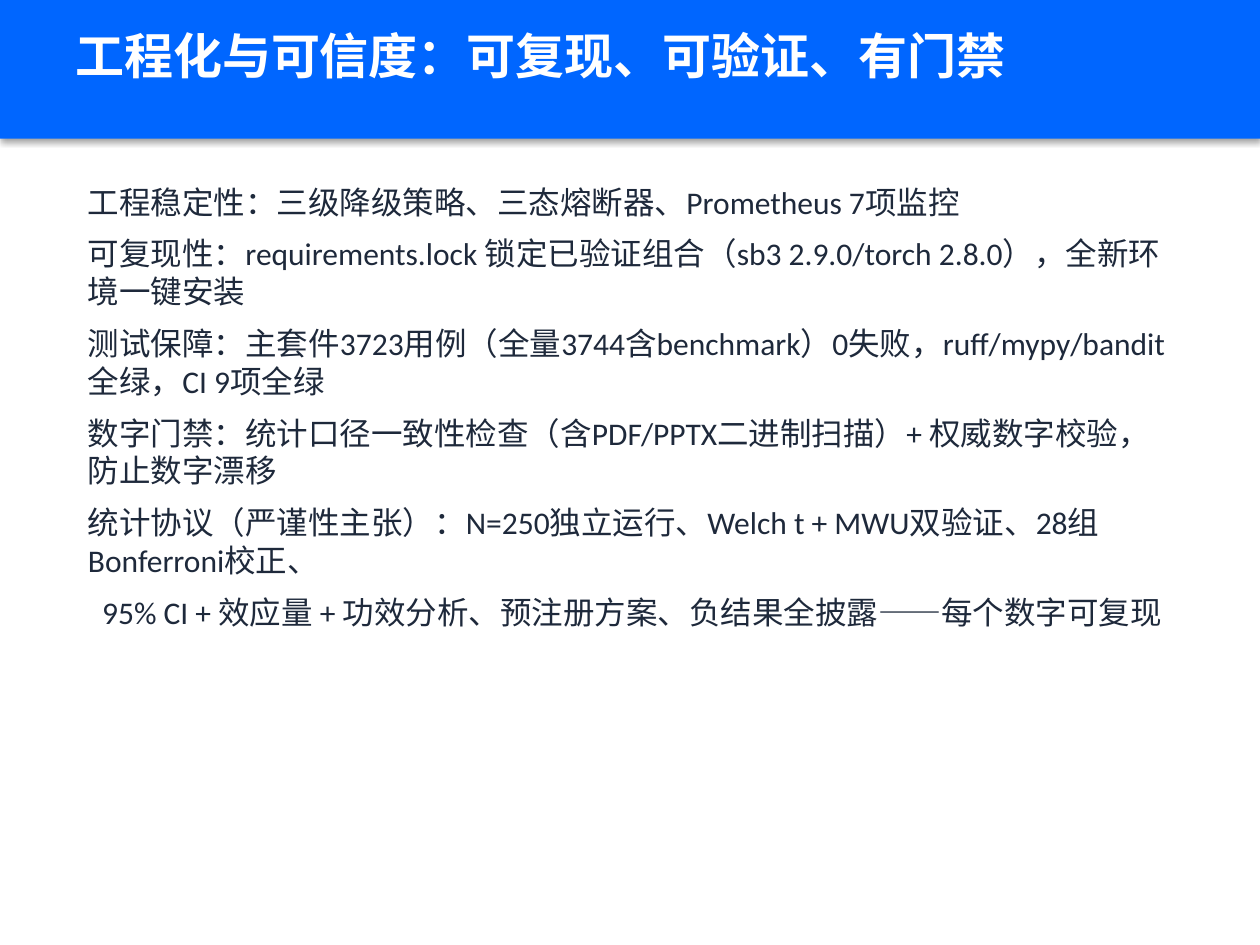
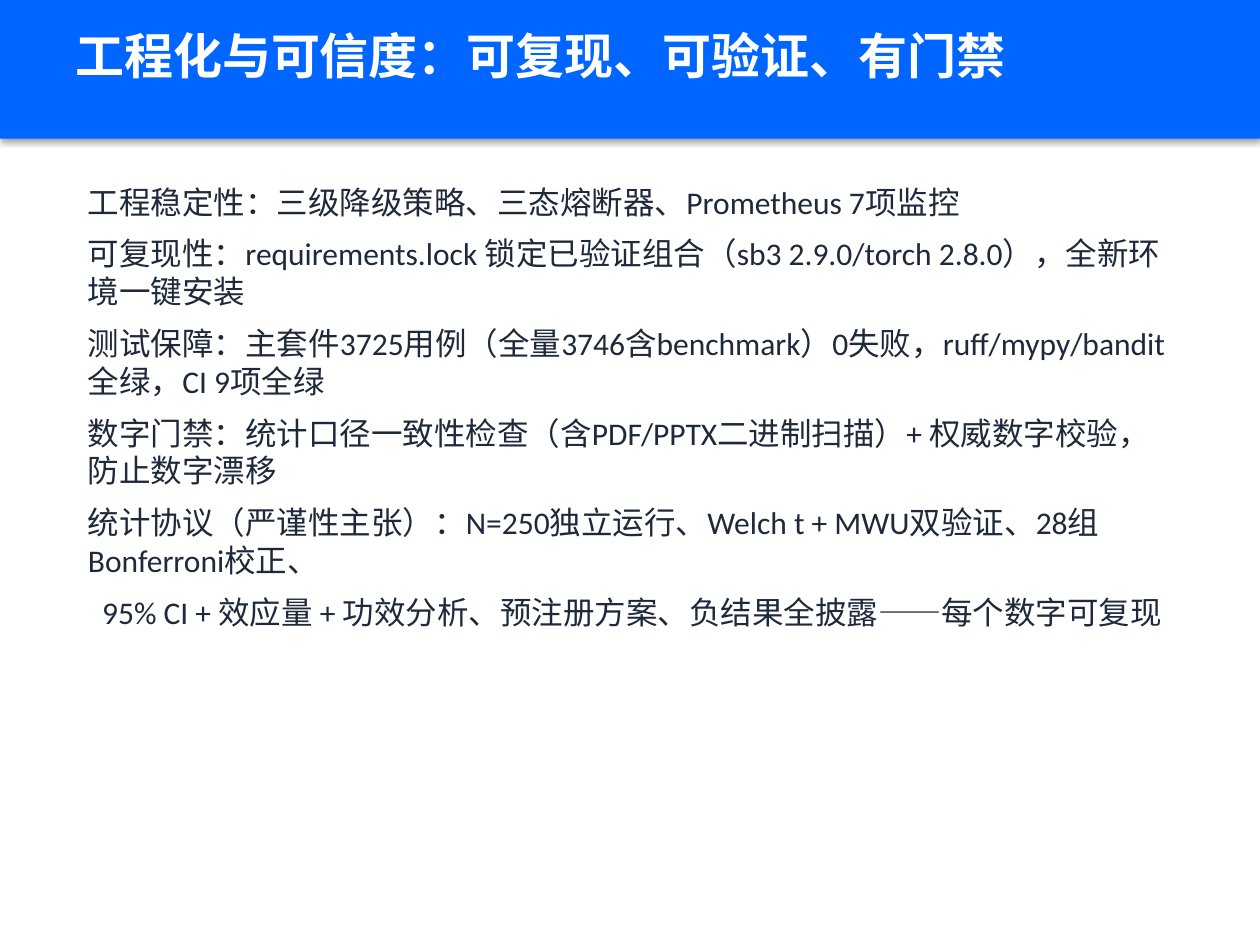
Before and after one commit to xiabai2008/quantum-rl-scheduler, a slide deck: slide 15 of deliverable_models/答辩PPT.pptx. Drawn at 1260x945 pixels with LibreOffice and Linux fonts; fonts in the diff are those of the drawing. Boxes give left, top, right and bottom in pixels: in the first picture for what was removed or moved away, otherwise in the second. Text is boxed around its words. In the diff, an @@ line names an element or a change of style, - is before the commit and + after.

```diff
--- a/deliverable_models/答辩PPT.pptx
+++ b/deliverable_models/答辩PPT.pptx
@@ text at [88, 328, 1165, 396]: text changed @@
-测试保障：主套件3723用例（全量3744含benchmark）0失败，ruff/mypy/bandit全绿，CI 9项全绿
+测试保障：主套件3725用例（全量3746含benchmark）0失败，ruff/mypy/bandit全绿，CI 9项全绿
```
Also in this commit, not shown: 1 other slide changed, 17 other files.
